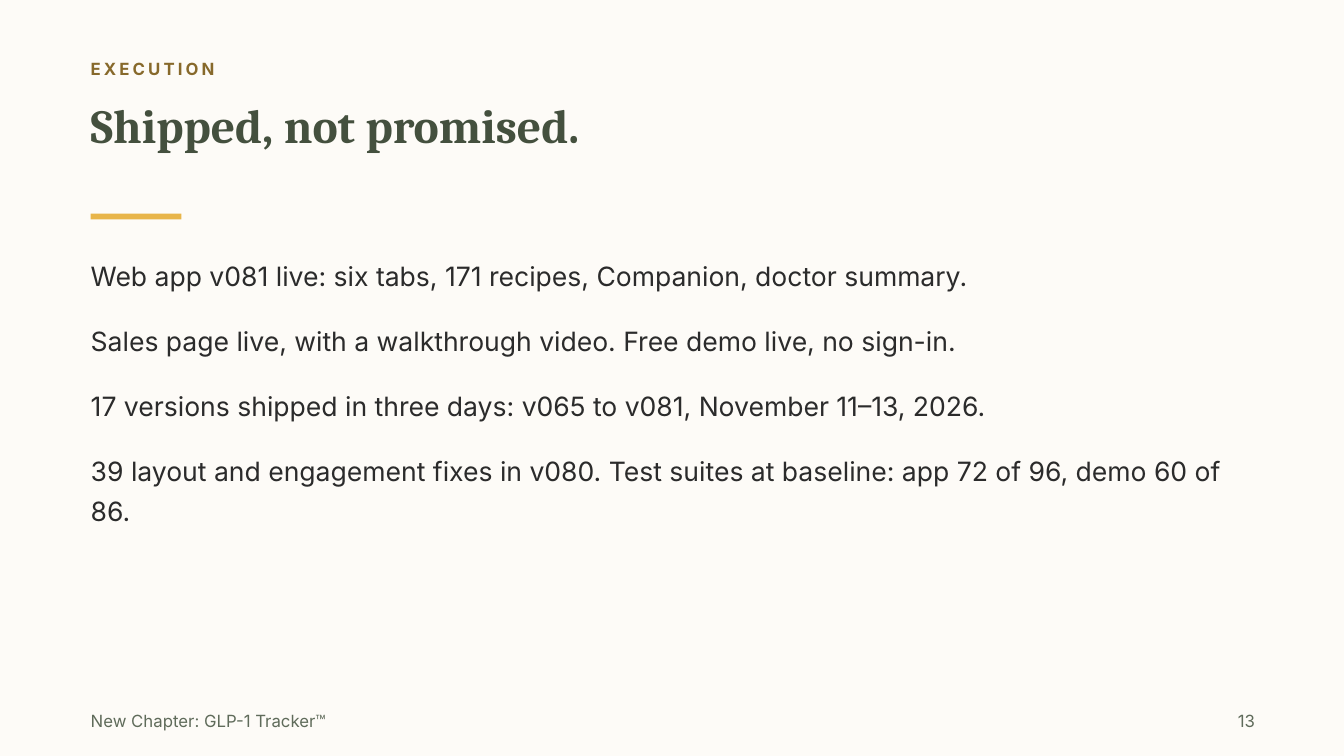
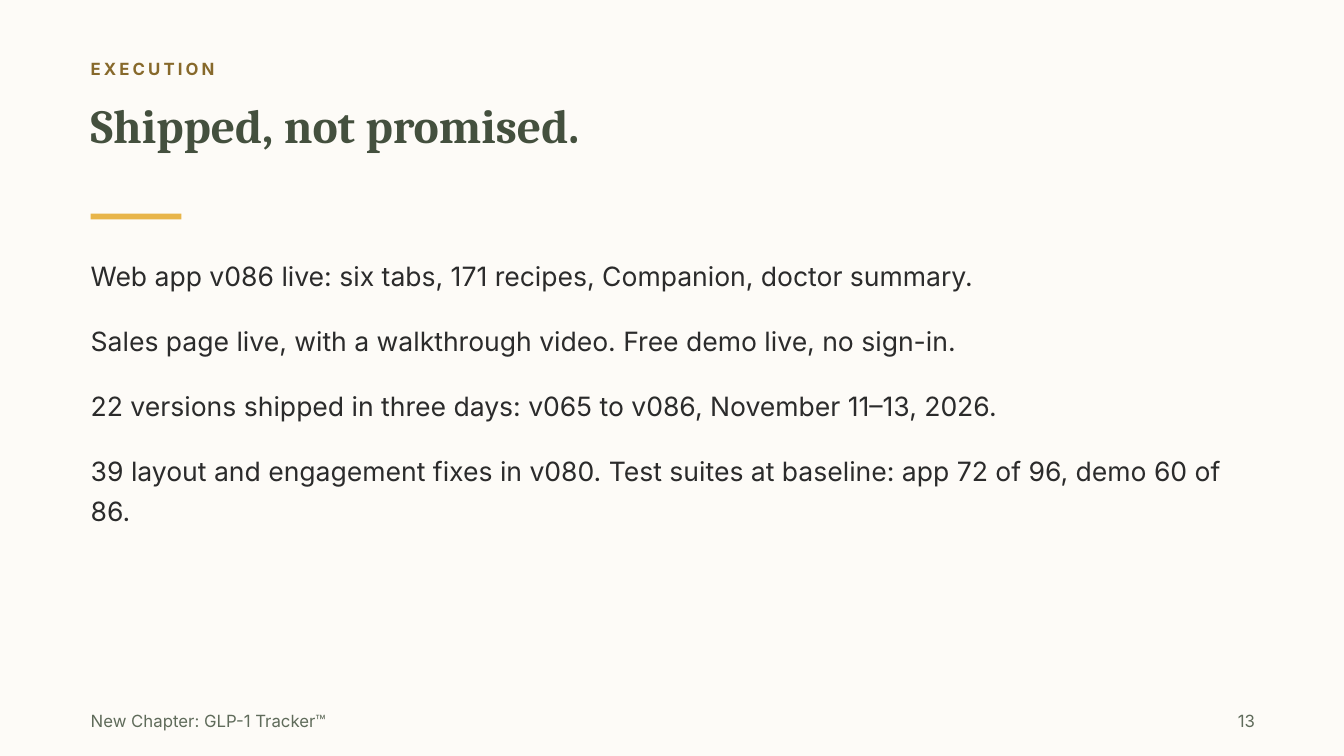
Before and after one commit to Millrjess/millrjess.github.io, a slide deck: slide 13 of assets/presentations/New_Chapter_Executive.pptx. Drawn at 1344x756 pixels with LibreOffice and Linux fonts; fonts in the diff are those of the drawing. Boxes give left, top, right and bottom in pixels: in the first picture for what was removed or moved away, otherwise in the second. Text is boxed around its words. In the diff, an @@ line names an element or a change of style, - is before the commit and + after.

```diff
--- a/assets/presentations/New_Chapter_Executive.pptx
+++ b/assets/presentations/New_Chapter_Executive.pptx
@@ text at bbox=[91, 266, 973, 292]: text changed @@
-Web app v081 live: six tabs, 171 recipes, Companion, doctor summary.
+Web app v086 live: six tabs, 171 recipes, Companion, doctor summary.
@@ text at bbox=[91, 396, 996, 422]: text changed @@
-17 versions shipped in three days: v065 to v081, November 11–13, 2026.
+22 versions shipped in three days: v065 to v086, November 11–13, 2026.
```
Also in this commit, not shown: 7 other slides changed.
